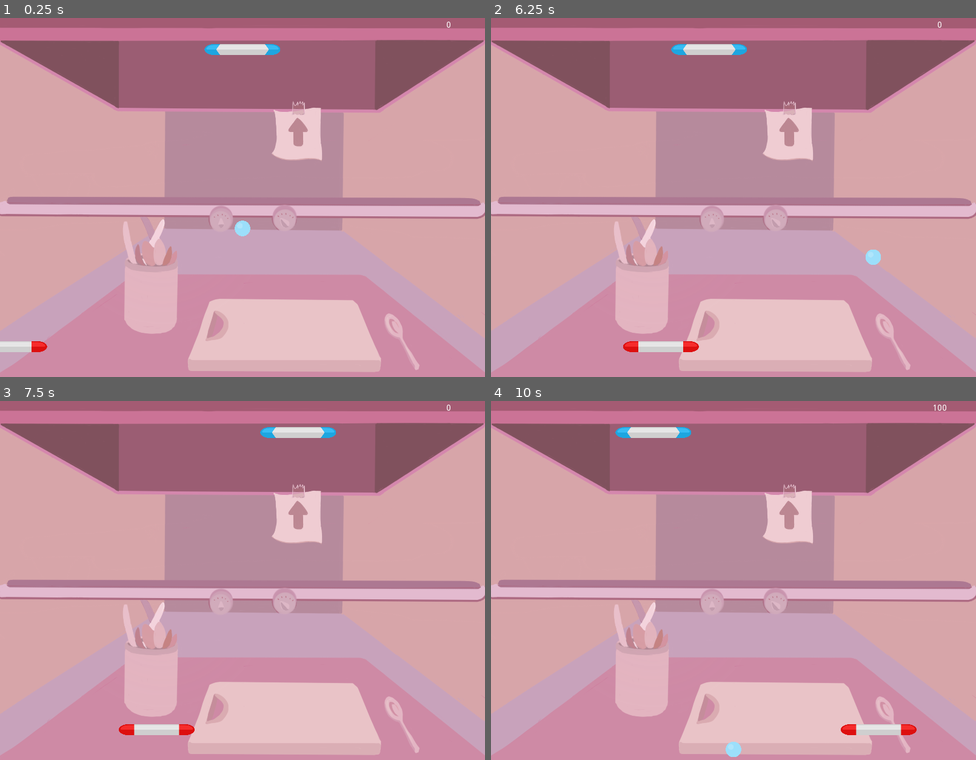
Above: before the commit, frames 1-4 (two rows, left to right).
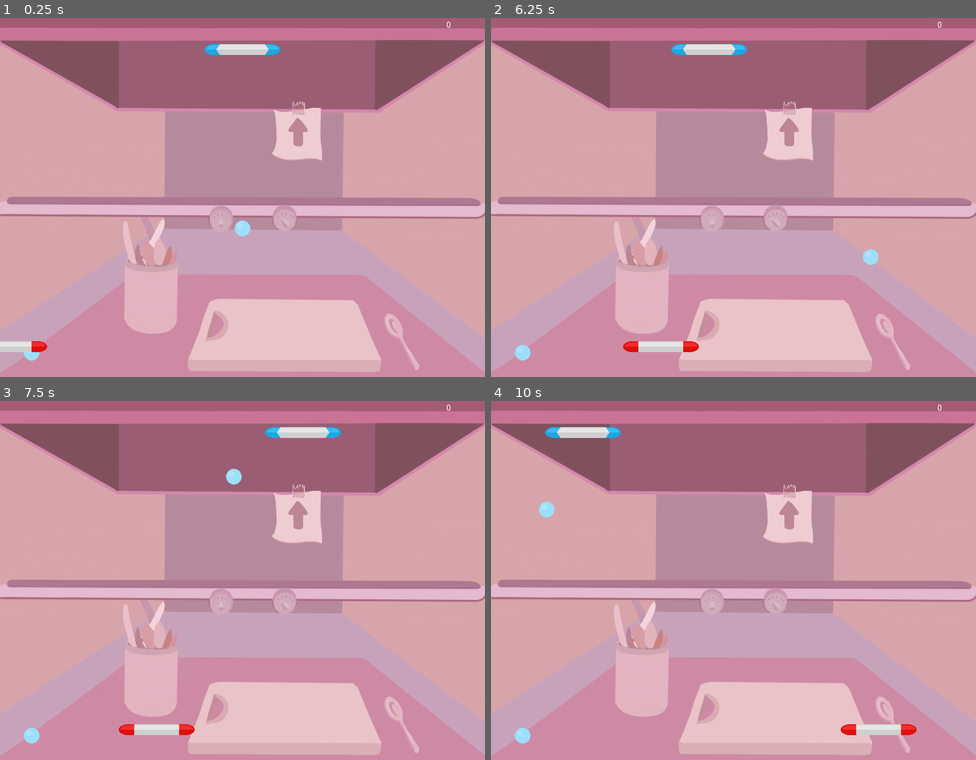
Above: after the commit, the same moments.

Repository: Chikoness/GodotEnginePractice_Pong
Game: Godot game, scene res://World.tscn
Two runs of this game, one before a commit and one after it. Both use one fixed random seed, a clock stepped at 60 frames per second and the inputs below.
Inputs (mouse positions are in pixels of both pictures, inside the frame that each line leads up to):
- Up to frame 1 (0.25 s): no input
- Up to frame 2 (6.25 s): move the mouse to (840, 175) at 0.52 s; move the mouse to (636, 211) at 1.27 s; move the mouse to (782, 114) at 2.02 s; move the mouse to (709, 269) at 2.77 s; move the mouse to (879, 251) at 3.52 s; move the mouse to (588, 140) at 4.27 s; move the mouse to (757, 193) at 5.02 s; move the mouse to (660, 104) at 5.77 s
- Up to frame 3 (7.5 s): move the mouse to (349, 558) at 6.52 s; move the mouse to (145, 594) at 7.27 s
- Up to frame 4 (10 s): move the mouse to (782, 497) at 8.02 s; move the mouse to (709, 652) at 8.77 s; move the mouse to (879, 634) at 9.52 s

The runs differ from the first frame. In frame 1, less than 0.1% of the frame differs, in the area x 4-9%, y 93-96%; in frame 2, 0.2%; in frame 3, 0.4%; in frame 4, 1.2%, in the area x 4-94%, y 1-100%.

Commit message:
ball lifescore spritesheet added

Diff:
--- a/source/World.tscn
+++ b/source/World.tscn
@@ -8,6 +8,7 @@
 [ext_resource path="res://ball/ball.tscn" type="PackedScene" id=6]
 [ext_resource path="res://ball/ball.gd" type="Script" id=7]
 [ext_resource path="res://background/kitchenbg.png" type="Texture" id=8]
+[ext_resource path="res://life/ballLifeSpritesheet.png" type="Texture" id=9]
 
 [node name="World" type="Node" index="0"]
 
@@ -76,6 +77,14 @@
 "_edit_lock_": true
 }
 
+[node name="ballLife" type="Sprite" parent="." index="6"]
+
+position = Vector2( 80, 560 )
+scale = Vector2( 0.2, 0.2 )
+texture = ExtResource( 9 )
+hframes = 3
+_sections_unfolded = [ "Animation", "Transform" ]
+
 [connection signal="score_text_set" from="." to="ScoreText" method="_on_World_score_text_set"]
 
 [connection signal="ball_pos_set" from="Ball" to="EnemyPaddle" method="_on_Ball_ball_pos_set"]
--- a/source/enemy_paddle/enemy_paddle.tscn
+++ b/source/enemy_paddle/enemy_paddle.tscn
@@ -3,11 +3,10 @@
 [ext_resource path="res://enemy_paddle/enemy_paddle.gd" type="Script" id=1]
 [ext_resource path="res://enemy_paddle/enemyAIPaddle.png" type="Texture" id=2]
 
-[sub_resource type="CapsuleShape2D" id=1]
+[sub_resource type="RectangleShape2D" id=1]
 
 custom_solver_bias = 0.0
-radius = 10.0
-height = 128.795
+extents = Vector2( 10, 10 )
 
 [node name="EnemyPaddle" type="KinematicBody2D"]
 
@@ -25,8 +24,6 @@
 
 [node name="CollisionShape2D" type="CollisionShape2D" parent="." index="1"]
 
-position = Vector2( -0.080783, -0.0538794 )
-rotation = 1.5708
-scale = Vector2( 0.923855, 0.846985 )
+position = Vector2( -0.0550586, 0.0819479 )
+scale = Vector2( 6.28817, 0.925619 )
 shape = SubResource( 1 )
-_sections_unfolded = [ "Transform" ]
--- a/source/paddle/paddle.tscn
+++ b/source/paddle/paddle.tscn
@@ -3,11 +3,10 @@
 [ext_resource path="res://paddle/paddle.gd" type="Script" id=1]
 [ext_resource path="res://paddle/Sprites/paddle_03.png" type="Texture" id=2]
 
-[sub_resource type="CapsuleShape2D" id=1]
+[sub_resource type="RectangleShape2D" id=1]
 
 custom_solver_bias = 0.0
-radius = 6.14638
-height = 135.642
+extents = Vector2( 62.5488, 9.34566 )
 
 [node name="Paddle" type="KinematicBody2D"]
 
@@ -25,8 +24,4 @@
 
 [node name="CollisionShape2D" type="CollisionShape2D" parent="." index="1"]
 
-position = Vector2( -0.0807833, 0.130671 )
-rotation = 1.5708
-scale = Vector2( 1.50941, 0.846985 )
 shape = SubResource( 1 )
-_sections_unfolded = [ "Transform" ]
Not shown: 1 places in source/World.tscn that only renumber resources
Binary file added: source/life/ballLifeSpritesheet.png
Not shown, added: source/life/ballLifeSpritesheet.png.import
Not shown, added: assets/ballLifeSpritesheet.png
